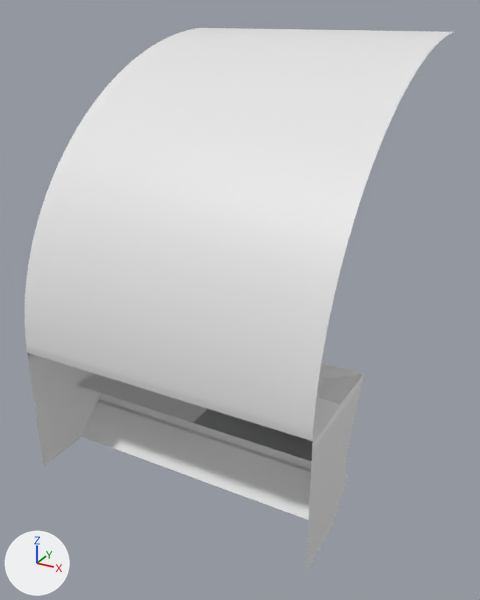
Renders of the FBX model FairChildArtExpo_HDRP/fair_child/Assets/highwall.fbx from each side of a commit.
Before and after are seen from a 50 mm camera at (10.24, -14.4, 9.73) aimed at (0.18, 3.89, 0.58). Every picture has the same lights, and +X, +Y and +Z are marked at lower left. Where no turn or scale is listed for an object, it has been applied to the vertices. Vertices at the same position are counted once.

Objects in the first picture: 'HIGHWALL'.
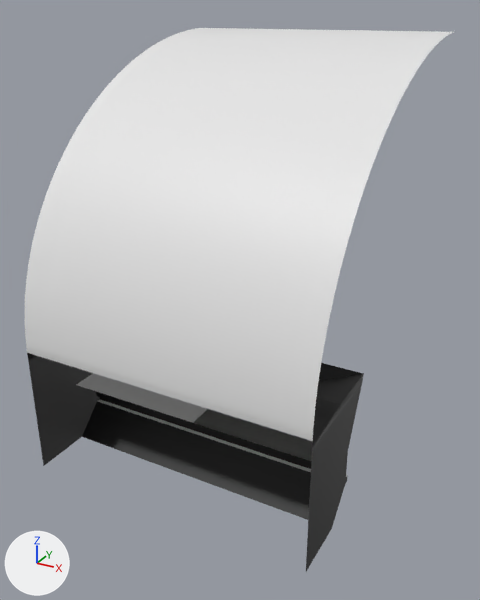
What the commit changed:
Material 'Material.001' (mat_material_001) is new.
Its base color is (0.8, 0.8, 0.8) (white #e7e7e7).
Material 'Material.002' (mat_material_002) is new.
Its base color is (0.0, 0.0, 0.0) (black #000000).
me_cube_141 has 129 vertices, 78 faces and spans x -5.0..5.0, y -1.0..10.0, z -5.0..9.0.
me_cube_141 is used by ob_highwall; location (0.0, 0.0, 0.0).
me_cube_141 part 1: 35 of the faces centred in x -5.0..5.0, y -0.5..2.91, z -4.78..-0.5 switch from no material to mat_material_002 (black #000000).
me_cube_141 now uses material mat_material_001 (white #e7e7e7).

Pixel boxes (x1, y1, x2, y2) of what changed, in the pictures (480 x 600 px):
part 1 of me_cube_141, recoloured (white to black): (27, 353, 364, 571) in both
